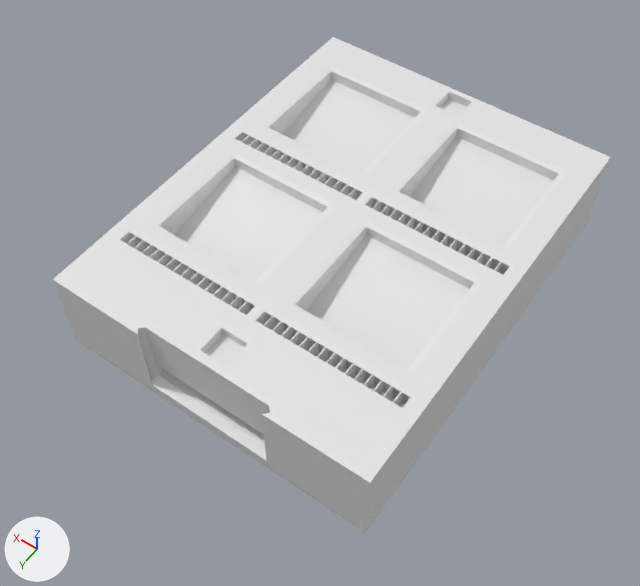
What one commit did to the FBX model Assets/Resuorce/Модели/Игра.fbx.
The view is the same before and after, from a 50 mm camera at (-33.4, 52.5, 66.9) aimed at (-1.9, 8.4, -2.4). The lights are fixed; the arrows at lower left show +X, +Y and +Z. Where no turn or scale is listed for an object, it has been applied to the vertices.

In view in the first picture: 'Игра'.
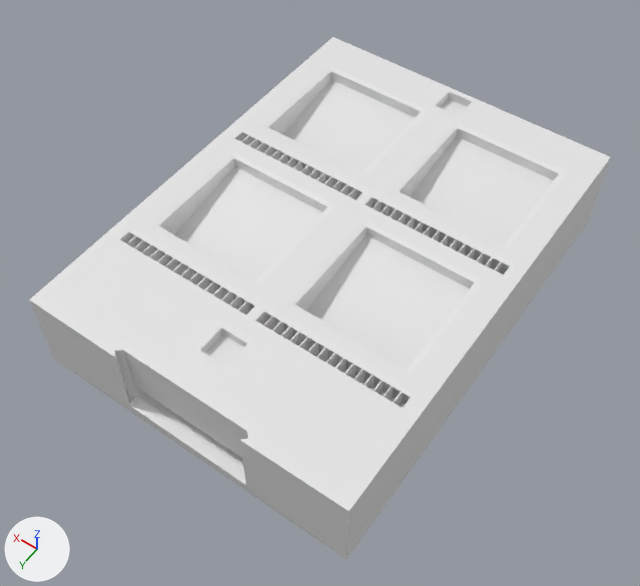
Where the change shows, as pixel boxes (x1, y1, x2, y2) in the pictures (640 x 586 px; the box of a moved part takes in the faces that stretch with it):
```json
{"object": "Игра", "change": "reshaped", "before": [53, 37, 611, 533], "after": [29, 37, 611, 559]}
{"part": 1, "of": "me_куб_006", "change": "moved or reshaped", "before": [53, 38, 610, 533], "after": [29, 38, 610, 559]}
```

Edits to the scene script, one JSON object a line:
```json
{"block": "me_куб_006", "where": "me_куб_006.from_pydata(...)  # 1393 vertices, 1701 faces; spans x -18.0..18.1, y -22.4..24.1, z -8.9..13.7"}
{"block": "me_куб_006", "where": "# used by ob_игра; location = (0.0, 0.0, 0.0)"}
{"block": "me_куб_006", "change": "me_куб_006 part 1: all 20 vertices in x -18.0..18.1, y 23.1..24.1, z -8.9..1.1 are moved by (0.0, 3.0, 0.0)"}
```
